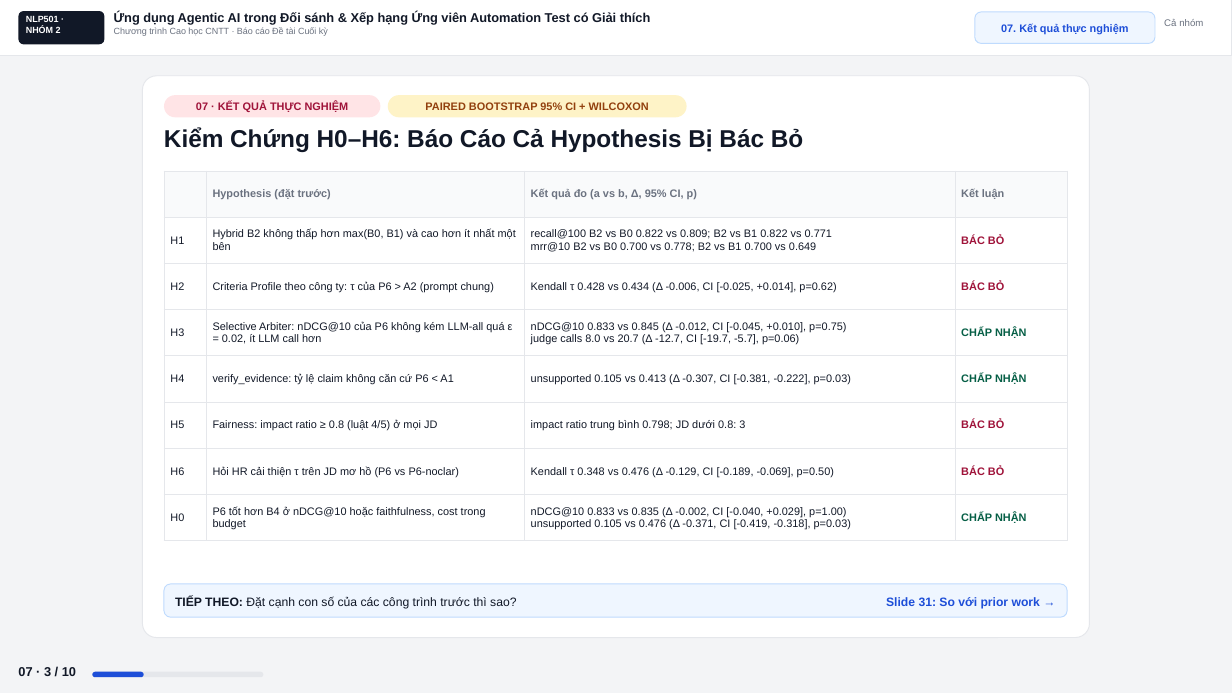
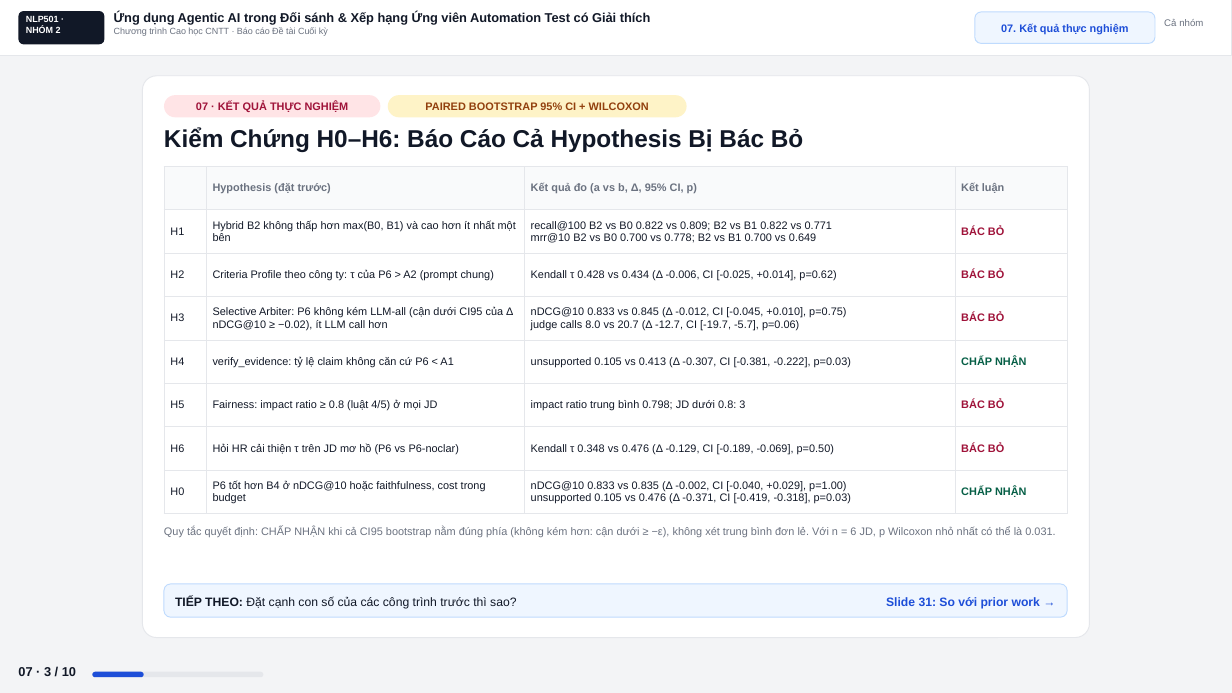
Before and after one commit to ZgsNat/NLP501.22_GROUP_2, a slide deck: slide 30 of Slide_Group2_NLP501-3.pptx. Drawn at 1232x693 pixels with LibreOffice and Linux fonts; fonts in the diff are those of the drawing. Boxes give left, top, right and bottom in pixels: in the first picture for what was removed or moved away, otherwise in the second. Text is boxed around its words. In the diff, an @@ line names an element or a change of style, - is before the commit and + after.

Commit message:
fix: decide hypotheses by bootstrap CI and report validity threats
- H0-H7 are accepted only when the whole 95% CI supports them; non-inferiority (H3, H7) needs the CI lower bound >= -epsilon, and at least 5 paired JDs
- H7 also bounds the unsupported-claim increase and rejects an unmeasured planner fallback rate
- New `rescore` command re-tests finished runs from results.csv, keeping the first summary as a backup; H3 (Gold Set) and H7 (7B, 28/10) flip to rejected
- Wilcoxon reports its p floor (0.031 for 6 JDs)
- Fine-tuning supports several seeds (CLI --seeds, notebook SEEDS) with mean and sd of the gain
- Slides and README state the decision rule, the Gold Set / Criteria Profile circularity, n = 6 and the single fine-tune seed

```diff
--- a/Slide_Group2_NLP501-3.pptx
+++ b/Slide_Group2_NLP501-3.pptx
@@ table at (164,166,1067,514) @@
-row 4, column 2: Selective Arbiter: nDCG@10 của P6 không kém LLM-all quá ε = 0.02, ít LLM call hơn
+row 4, column 2: Selective Arbiter: P6 không kém LLM-all (cận dưới CI95 của Δ nDCG@10 ≥ −0.02), ít LLM call hơn
-row 4, column 4: CHẤP NHẬN
+row 4, column 4: BÁC BỎ
@@ table: place and size @@
-table at (164,171,1067,541)
+table at (164,166,1067,514)
@@ text added at (164,527,1055,537), 8.5 pt, text #6B7280 @@
+Quy tắc quyết định: CHẤP NHẬN khi cả CI95 bootstrap nằm đúng phía (không kém hơn: cận dưới ≥ −ε), không xét trung bình đơn lẻ. Với n = 6 JD, p Wilcoxon nhỏ nhất có thể là 0.031.
```
Also in this commit, not shown: 6 other slides changed, 10 other files.
